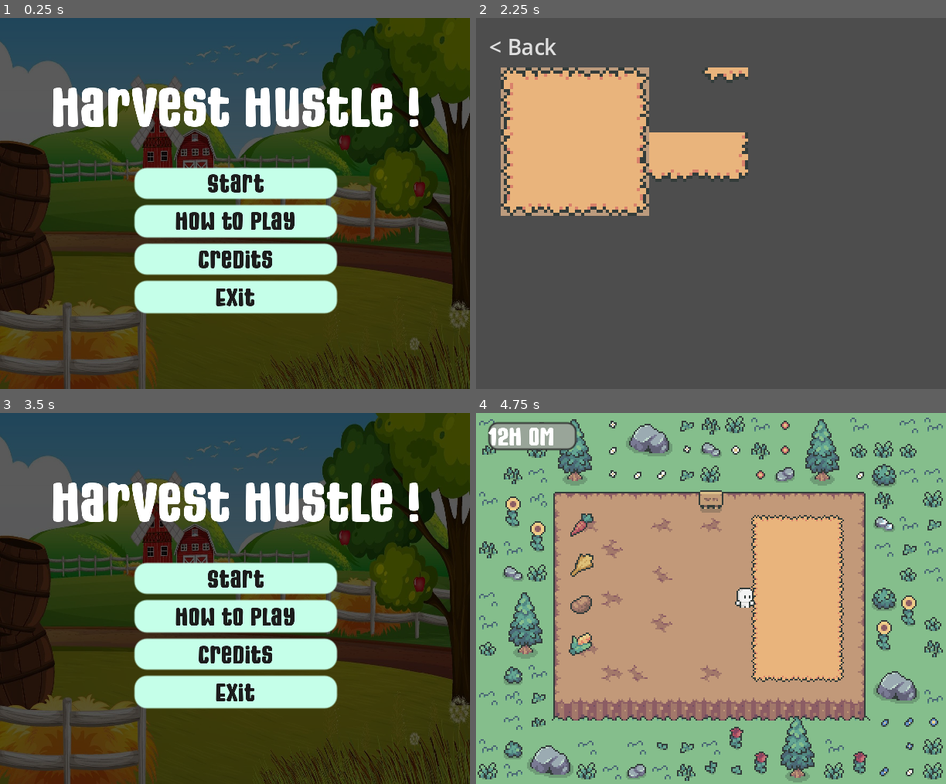
Above: before the commit, frames 1-4 (two rows, left to right).
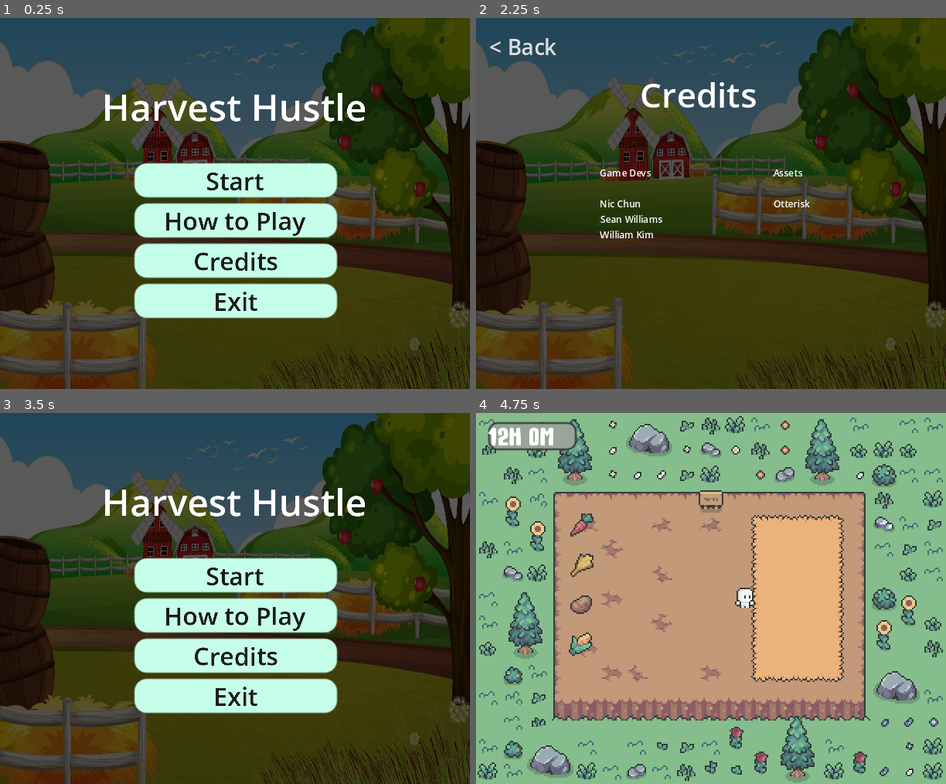
Above: after the commit, the same moments.

Repository: wnskim/LionJam2025
Game: Godot game, scene res://main_menu.tscn
Two runs of this game, one before a commit and one after it. Both use one fixed random seed, a clock stepped at 60 frames per second and the inputs below.
Inputs:
- Up to frame 1 (0.25 s): no input
- Up to frame 2 (2.25 s): click "How to Play" at 0.5 s; click "< Back" at 1.25 s; click "Credits" at 2 s
- Up to frame 3 (3.5 s): click "< Back" at 2.75 s
- Up to frame 4 (4.75 s): click "Start" at 3.5 s; tap Enter at 4.25 s; hold D (walk_right) from 4.28 s (still down); tap E (interact) at 4.35 s

The runs differ from the first frame. In frame 1, 10% of the frame differs, in the area x 11-90%, y 18-82%; in frame 2, 92%, in the area x 0-100%, y 0-100%; in frame 3, 10%; in frame 4, less than 0.1%.

Commit message:
menu changes

Diff:
--- a/Credits.tscn
+++ b/Credits.tscn
@@ -1,7 +1,11 @@
-[gd_scene load_steps=14 format=3 uid="uid://3r6lkvjfphv3"]
+[gd_scene load_steps=19 format=3 uid="uid://3r6lkvjfphv3"]
 
-[ext_resource type="Texture2D" uid="uid://bdu5kngntnde4" path="res://Assets/updatedTileSet/Fall - simplified.png" id="1_7lf44"]
 [ext_resource type="Script" path="res://credits.gd" id="1_s10oi"]
+[ext_resource type="Texture2D" uid="uid://u64l8mbkpk2j" path="res://Assets/farm-scene-with-windmill-and-barn-free-vector.jpg" id="2_aau73"]
+
+[sub_resource type="StyleBoxTexture" id="StyleBoxTexture_qcjni"]
+texture = ExtResource("2_aau73")
+modulate_color = Color(0.352941, 0.352941, 0.352941, 1)
 
 [sub_resource type="StyleBoxEmpty" id="StyleBoxEmpty_gep6i"]
 
@@ -25,12 +29,21 @@
 
 [sub_resource type="StyleBoxEmpty" id="StyleBoxEmpty_4bl8k"]
 
+[sub_resource type="StyleBoxEmpty" id="StyleBoxEmpty_lwv0h"]
+
+[sub_resource type="StyleBoxEmpty" id="StyleBoxEmpty_qkrr1"]
+
+[sub_resource type="StyleBoxEmpty" id="StyleBoxEmpty_k1sev"]
+
+[sub_resource type="StyleBoxEmpty" id="StyleBoxEmpty_swscp"]
+
 [node name="Credits" type="Node2D"]
 script = ExtResource("1_s10oi")
 
-[node name="Fall-Simplified" type="Sprite2D" parent="."]
-position = Vector2(48, 40)
-texture = ExtResource("1_7lf44")
+[node name="Panel" type="Panel" parent="."]
+offset_right = 152.0
+offset_bottom = 120.0
+theme_override_styles/panel = SubResource("StyleBoxTexture_qcjni")
 
 [node name="Back" type="Button" parent="."]
 offset_right = 30.0
@@ -53,4 +66,55 @@
 theme_override_styles/normal = SubResource("StyleBoxEmpty_4bl8k")
 text = "< Back"
 
+[node name="Label" type="Label" parent="."]
+anchors_preset = 5
+anchor_left = 0.5
+anchor_right = 0.5
+offset_left = 40.0
+offset_top = 16.0
+offset_right = 104.0
+offset_bottom = 35.0
+grow_horizontal = 2
+theme_override_font_sizes/font_size = 11
+text = "Credits"
+horizontal_alignment = 1
+vertical_alignment = 1
+
+[node name="RichTextLabel" type="RichTextLabel" parent="."]
+offset_left = 40.0
+offset_top = 48.0
+offset_right = 118.0
+offset_bottom = 93.0
+focus_mode = 2
+theme_override_font_sizes/normal_font_size = 3
+theme_override_styles/fill = SubResource("StyleBoxEmpty_lwv0h")
+theme_override_styles/background = SubResource("StyleBoxEmpty_qkrr1")
+theme_override_styles/focus = SubResource("StyleBoxEmpty_k1sev")
+theme_override_styles/normal = SubResource("StyleBoxEmpty_swscp")
+text = "Game Devs
+
+Nic Chun
+Sean Williams
+William Kim
+"
+fit_content = true
+selection_enabled = true
+
+[node name="RichTextLabel2" type="RichTextLabel" parent="."]
+offset_left = 96.0
+offset_top = 48.0
+offset_right = 174.0
+offset_bottom = 73.0
+focus_mode = 2
+theme_override_font_sizes/normal_font_size = 3
+theme_override_styles/fill = SubResource("StyleBoxEmpty_lwv0h")
+theme_override_styles/background = SubResource("StyleBoxEmpty_qkrr1")
+theme_override_styles/focus = SubResource("StyleBoxEmpty_k1sev")
+theme_override_styles/normal = SubResource("StyleBoxEmpty_swscp")
+text = "Assets
+
+Otterisk"
+fit_content = true
+selection_enabled = true
+
 [connection signal="pressed" from="Back" to="." method="_on_back_pressed"]
--- a/Options.tscn
+++ b/Options.tscn
@@ -1,9 +1,7 @@
-[gd_scene load_steps=21 format=3 uid="uid://x58awmgbpye8"]
+[gd_scene load_steps=19 format=3 uid="uid://x58awmgbpye8"]
 
 [ext_resource type="Texture2D" uid="uid://u64l8mbkpk2j" path="res://Assets/farm-scene-with-windmill-and-barn-free-vector.jpg" id="1_0ch3s"]
 [ext_resource type="Script" path="res://options.gd" id="1_qvitt"]
-[ext_resource type="FontFile" uid="uid://bs8iulaol12q5" path="res://fonts/RebellionSquad-ZpprZ.ttf" id="3_adpmg"]
-[ext_resource type="FontFile" uid="uid://kgax8ibdgd1j" path="res://fonts/MightySouly-lxggD.ttf" id="4_el0uc"]
 
 [sub_resource type="StyleBoxTexture" id="StyleBoxTexture_jhfhd"]
 texture = ExtResource("1_0ch3s")
@@ -63,7 +61,6 @@
 theme_override_colors/font_hover_pressed_color = Color(0.646029, 0.646029, 0.646029, 1)
 theme_override_colors/font_hover_color = Color(0.647059, 0.647059, 0.647059, 1)
 theme_override_colors/font_pressed_color = Color(0.858824, 0.858824, 0.858824, 1)
-theme_override_fonts/font = ExtResource("3_adpmg")
 theme_override_font_sizes/font_size = 7
 theme_override_styles/focus = SubResource("StyleBoxEmpty_dl7s3")
 theme_override_styles/disabled_mirrored = SubResource("StyleBoxEmpty_p3xgq")
@@ -84,11 +81,10 @@
 anchor_left = 0.5
 anchor_right = 0.5
 offset_left = -32.0
-offset_top = 6.0
+offset_top = 12.0
 offset_right = 32.0
-offset_bottom = 25.0
+offset_bottom = 31.0
 grow_horizontal = 2
-theme_override_fonts/font = ExtResource("3_adpmg")
 theme_override_font_sizes/font_size = 11
 text = "How to Play"
 horizontal_alignment = 1
@@ -98,11 +94,10 @@
 layout_mode = 0
 offset_left = 10.0
 offset_top = 31.0
-offset_right = 100.0
+offset_right = 82.0
 offset_bottom = 103.0
 focus_mode = 2
-theme_override_fonts/normal_font = ExtResource("4_el0uc")
-theme_override_font_sizes/normal_font_size = 4
+theme_override_font_sizes/normal_font_size = 3
 theme_override_styles/fill = SubResource("StyleBoxEmpty_4l8h2")
 theme_override_styles/background = SubResource("StyleBoxEmpty_0nebg")
 theme_override_styles/focus = SubResource("StyleBoxEmpty_2i653")
--- a/main_menu.tscn
+++ b/main_menu.tscn
@@ -1,8 +1,7 @@
-[gd_scene load_steps=11 format=3 uid="uid://bp877spahoych"]
+[gd_scene load_steps=10 format=3 uid="uid://bp877spahoych"]
 
 [ext_resource type="Script" path="res://main_menu.gd" id="1_0xs4u"]
 [ext_resource type="Texture2D" uid="uid://u64l8mbkpk2j" path="res://Assets/farm-scene-with-windmill-and-barn-free-vector.jpg" id="1_ppe35"]
-[ext_resource type="FontFile" uid="uid://kgax8ibdgd1j" path="res://fonts/MightySouly-lxggD.ttf" id="3_nh0b4"]
 
 [sub_resource type="StyleBoxTexture" id="StyleBoxTexture_1m3bq"]
 texture = ExtResource("1_ppe35")
@@ -70,8 +69,6 @@
 theme_override_colors/font_hover_color = Color(0.109804, 0.109804, 0.109804, 1)
 theme_override_colors/font_pressed_color = Color(0.109804, 0.109804, 0.109804, 1)
 theme_override_colors/font_color = Color(0.109341, 0.109341, 0.109341, 1)
-theme_override_fonts/font = ExtResource("3_nh0b4")
-theme_override_font_sizes/font_size = 16
 theme_override_styles/focus = SubResource("StyleBoxEmpty_4ypl4")
 theme_override_styles/hover_pressed_mirrored = SubResource("StyleBoxEmpty_p8q5m")
 theme_override_styles/hover_pressed = SubResource("StyleBoxEmpty_6rbk1")
@@ -87,7 +84,6 @@
 theme_override_colors/font_hover_color = Color(0.109804, 0.109804, 0.109804, 1)
 theme_override_colors/font_pressed_color = Color(0.109804, 0.109804, 0.109804, 1)
 theme_override_colors/font_color = Color(0.109341, 0.109341, 0.109341, 1)
-theme_override_fonts/font = ExtResource("3_nh0b4")
 theme_override_styles/focus = SubResource("StyleBoxEmpty_4ypl4")
 theme_override_styles/hover_pressed_mirrored = SubResource("StyleBoxEmpty_p8q5m")
 theme_override_styles/hover_pressed = SubResource("StyleBoxEmpty_6rbk1")
@@ -103,7 +99,6 @@
 theme_override_colors/font_hover_color = Color(0.109804, 0.109804, 0.109804, 1)
 theme_override_colors/font_pressed_color = Color(0.109804, 0.109804, 0.109804, 1)
 theme_override_colors/font_color = Color(0.109341, 0.109341, 0.109341, 1)
-theme_override_fonts/font = ExtResource("3_nh0b4")
 theme_override_styles/focus = SubResource("StyleBoxEmpty_4ypl4")
 theme_override_styles/hover_pressed_mirrored = SubResource("StyleBoxEmpty_p8q5m")
 theme_override_styles/hover_pressed = SubResource("StyleBoxEmpty_6rbk1")
@@ -119,7 +114,6 @@
 theme_override_colors/font_hover_color = Color(0.109804, 0.109804, 0.109804, 1)
 theme_override_colors/font_pressed_color = Color(0.109804, 0.109804, 0.109804, 1)
 theme_override_colors/font_color = Color(0.109341, 0.109341, 0.109341, 1)
-theme_override_fonts/font = ExtResource("3_nh0b4")
 theme_override_styles/focus = SubResource("StyleBoxEmpty_4ypl4")
 theme_override_styles/hover_pressed_mirrored = SubResource("StyleBoxEmpty_p8q5m")
 theme_override_styles/hover_pressed = SubResource("StyleBoxEmpty_6rbk1")
@@ -138,9 +132,8 @@
 offset_right = 70.5
 offset_bottom = 79.0
 grow_horizontal = 2
-theme_override_fonts/font = ExtResource("3_nh0b4")
-theme_override_font_sizes/font_size = 35
-text = "Harvest Hustle !"
+theme_override_font_sizes/font_size = 24
+text = "Harvest Hustle"
 horizontal_alignment = 1
 vertical_alignment = 1
 
